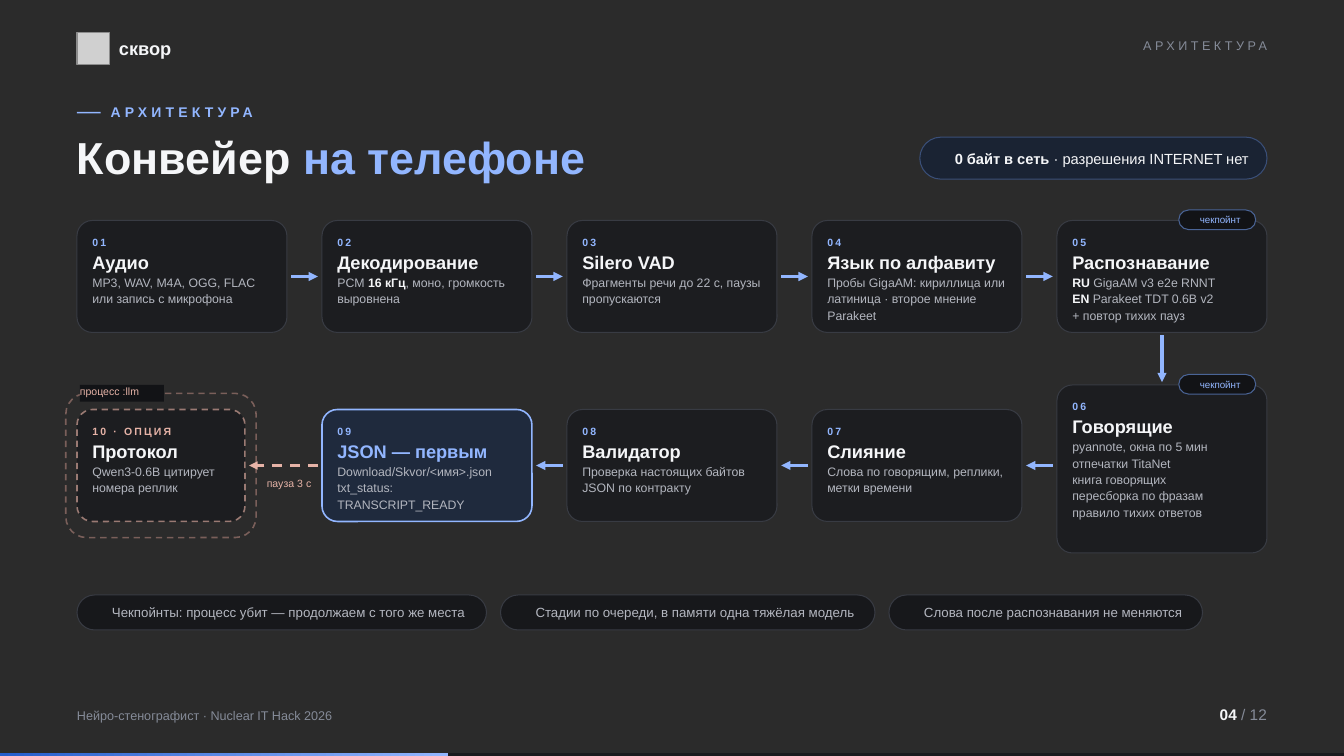
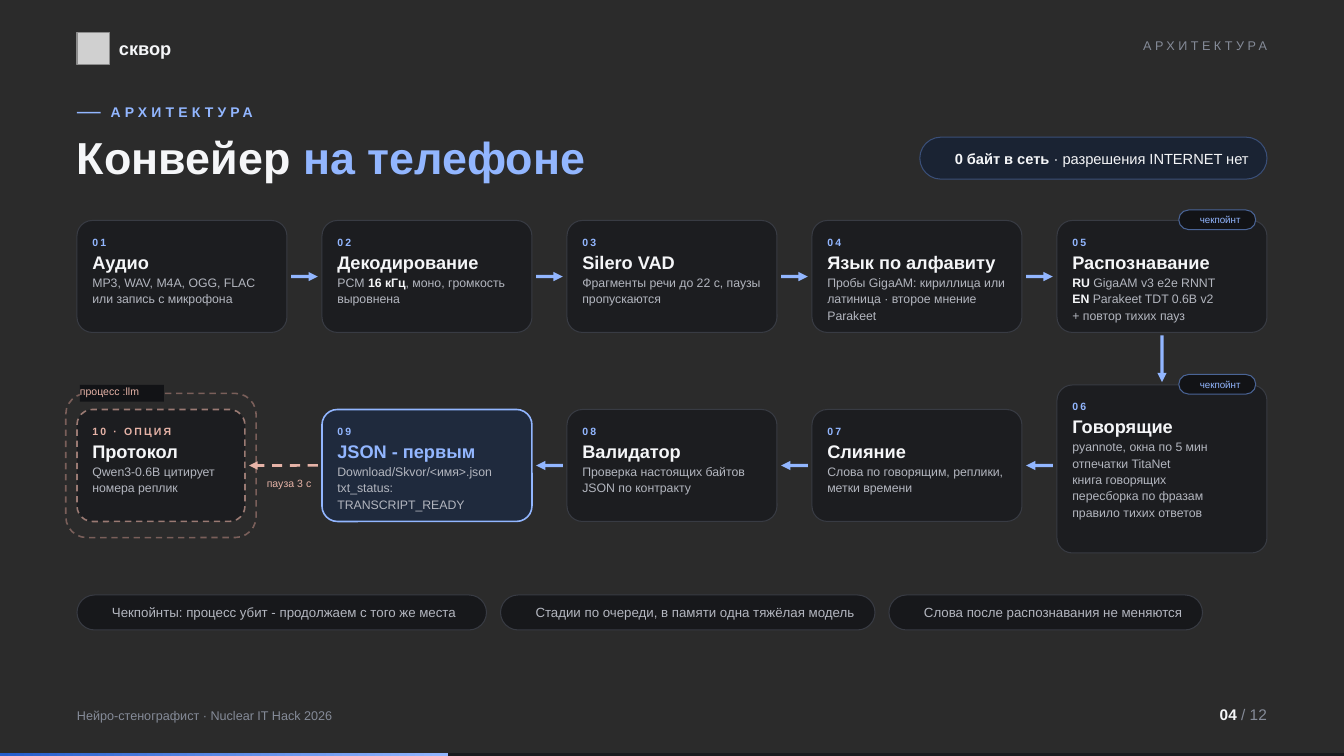
Before and after one commit to jfghmrr/NuclearItHack, a slide deck: slide 4 of artifacts/demo/skvor_presentation.pptx. Drawn at 1344x756 pixels with LibreOffice and Linux fonts; fonts in the diff are those of the drawing; grey boxes stand for pictures; background and template pictures are left out; a plain dark background stands for a picture behind light text. Boxes give left, top, right and bottom in pixels: in the first picture for what was removed or moved away, otherwise in the second. Text is boxed around its words. In the diff, an @@ line names an element or a change of style, - is before the commit and + after.

```diff
--- a/artifacts/demo/skvor_presentation.pptx
+++ b/artifacts/demo/skvor_presentation.pptx
@@ text at (x1=337, y1=445, x2=475, y2=462): text changed @@
-JSON — первым
+JSON - первым
@@ text at (x1=112, y1=607, x2=455, y2=620): text changed @@
-Чекпойнты: процесс убит — продолжаем с того же места
+Чекпойнты: процесс убит - продолжаем с того же места
```
Also in this commit, not shown: 9 other slides changed.
